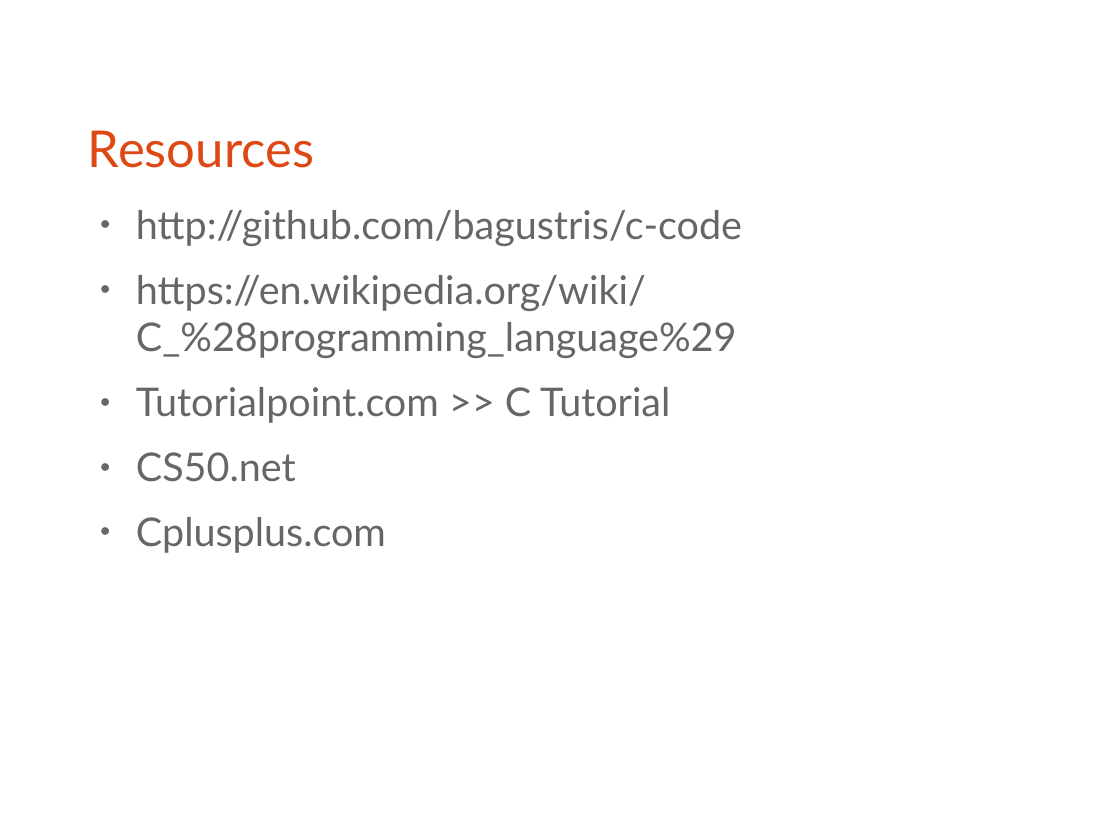
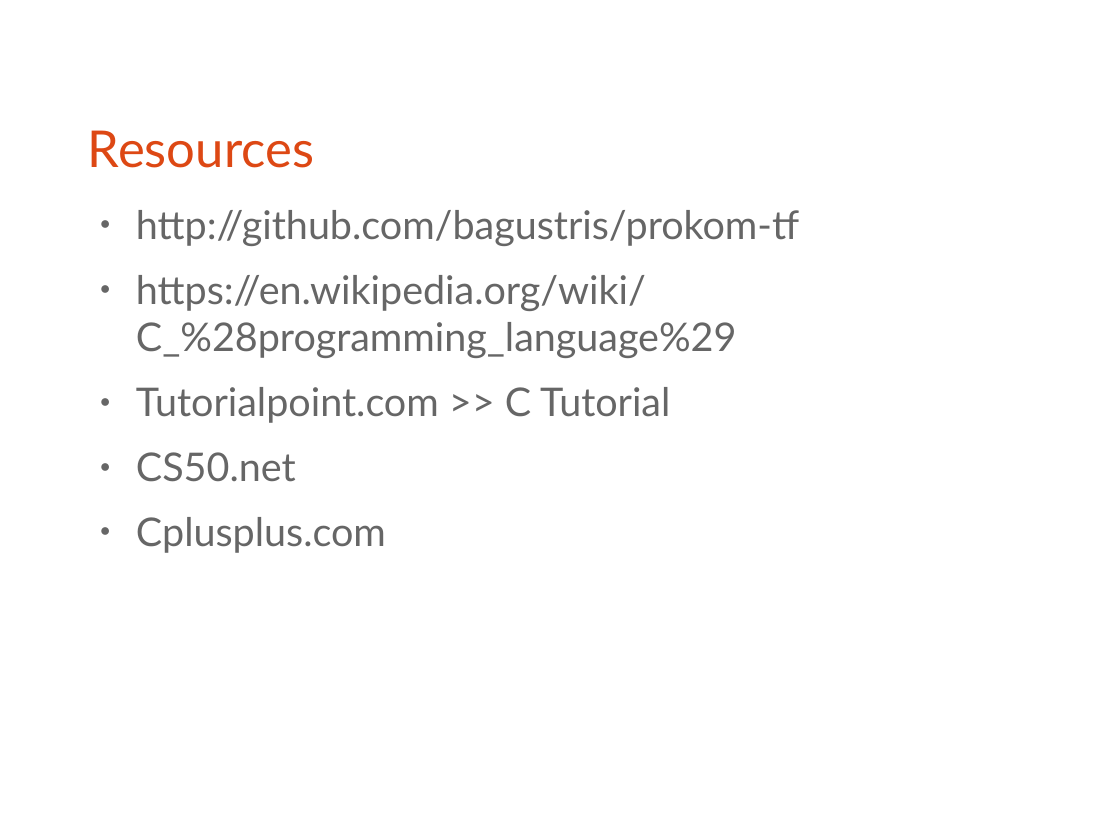
Before and after one commit to bagustris/prokom-tf, a slide deck: slide 21 of slide/prokom5.odp. Drawn at 1120x840 pixels with LibreOffice and Linux fonts; fonts in the diff are those of the drawing. Boxes give left, top, right and bottom in pixels: in the first picture for what was removed or moved away, otherwise in the second. Text is boxed around its words. In the diff, an @@ line names an element or a change of style, - is before the commit and + after.

```diff
--- a/slide/prokom5.odp
+++ b/slide/prokom5.odp
@@ text at <box>136,210,799,246</box>: text changed @@
-● http://github.com/bagustris/c-code
+● http://github.com/bagustris/prokom-tf
```
Also in this commit, not shown: 5 other slides changed, 1 slide added, 1 slide removed, 8 other files.
